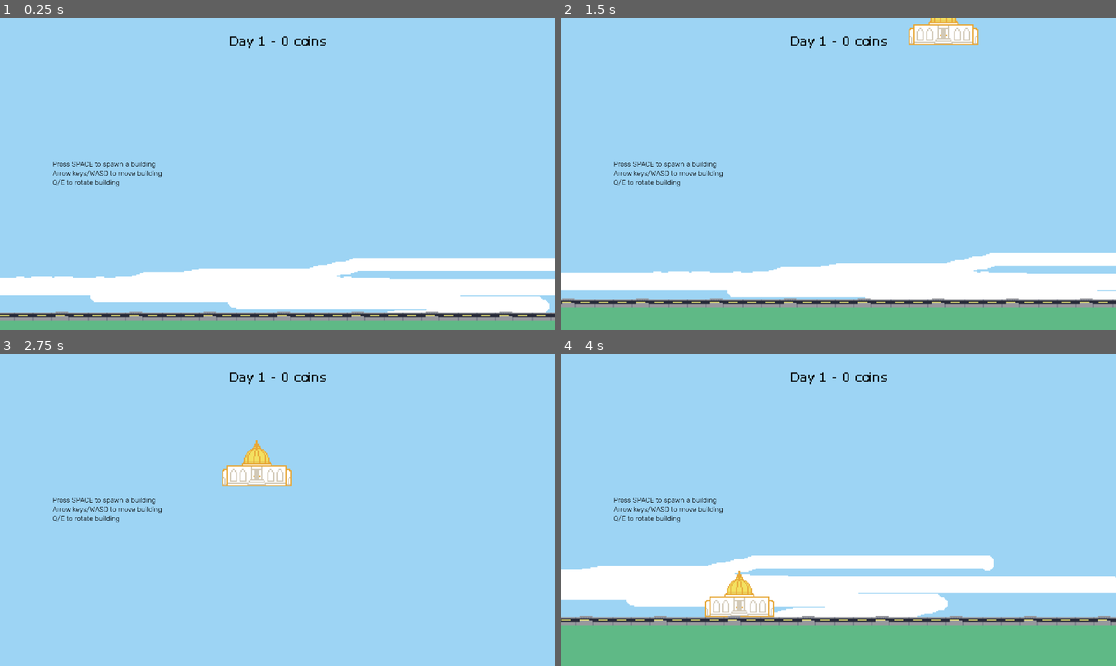
Above: before the commit, frames 1-4 (two rows, left to right).
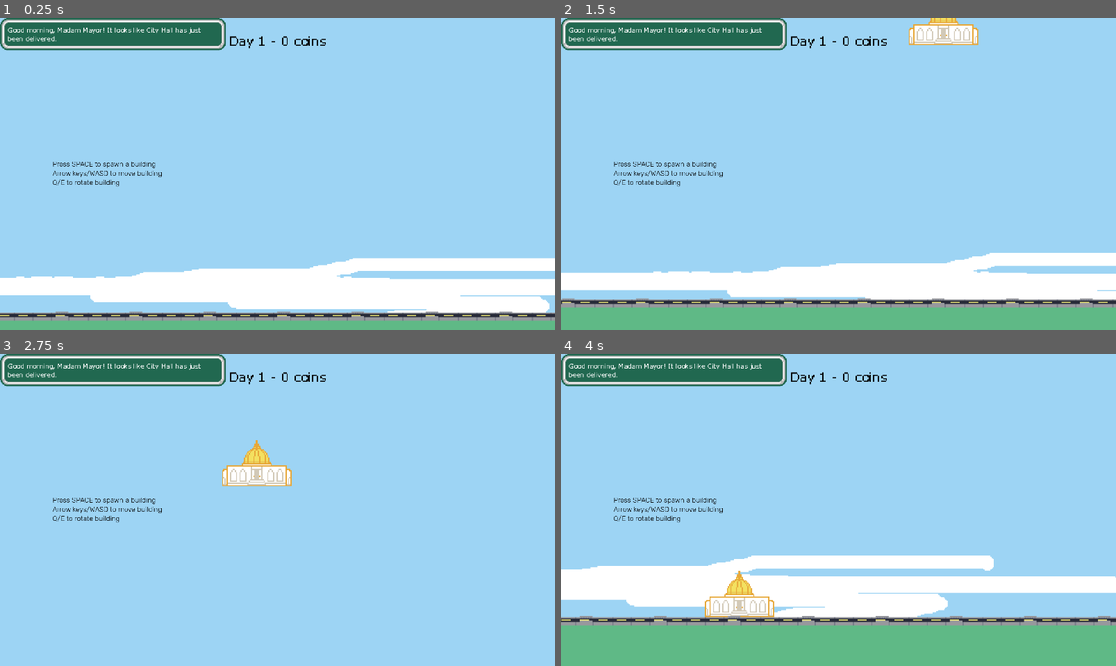
Above: after the commit, the same moments.

Repository: mondobe/TetraCity
Game: Godot game, scene res://scenes/main.tscn
The game is run twice, just before and just after one commit, with the same random seed, the same clock (stepped at 60 frames per second) and the same inputs.
Inputs (mouse positions are in pixels of both pictures, inside the frame that each line leads up to):
- Up to frame 1 (0.25 s): no input
- Up to frame 2 (1.5 s): tap Space (test_create_building) at 0.5, 0.6, 1.25 s; move the mouse to (960, 158) at 0.52 s; hold D (move_right) 0.53-1.28 s; click (960, 158) at 0.67 s; move the mouse to (727, 189) at 1.27 s; hold S (move_down) from 1.28 s (still down); tap Enter (test_end_day) at 1.35 s
- Up to frame 3 (2.75 s): tap Space (test_create_building) at 2 s; move the mouse to (333, 441) at 2.02 s; release S (move_down) at 2.03 s; hold D (move_right) from 2.03 s (still down); hold Shift from 2.03 s (still down)
- Up to frame 4 (4 s): tap Space (test_create_building) at 2.75, 2.85, 3.5 s; move the mouse to (810, 572) at 2.77 s; release D (move_right) at 2.78 s; release Shift at 2.78 s; hold W (move_up) 2.78-3.53 s; click (810, 572) at 2.92 s; move the mouse to (1005, 556) at 3.52 s; hold A (move_left) from 3.53 s (still down); tap Enter (test_end_day) at 3.6 s

The runs differ from the first frame. In frame 1, 4.2% of the frame differs, in the area x 0-41%, y 0-11%; in frame 2, 4.2%; in frame 3, 4.2%; in frame 4, 4.2%.

Commit message:
Add UI dialogue box
Thanks to Mike for the art

Diff:
--- a/scenes/gameplay/world.tscn
+++ b/scenes/gameplay/world.tscn
@@ -16,6 +16,7 @@
 [ext_resource type="Script" path="res://scripts/systems/gameplay/world_stats.gd" id="11_fetru"]
 [ext_resource type="Script" path="res://scripts/ui/gameplay/stats_label.gd" id="12_q7wy1"]
 [ext_resource type="Script" path="res://scripts/systems/gameplay/building_bonuses.gd" id="14_3u7nn"]
+[ext_resource type="PackedScene" uid="uid://b0rc8omyr0as8" path="res://scenes/ui/dialogue_box.tscn" id="14_qdc0i"]
 [ext_resource type="PackedScene" uid="uid://bxufr16hlwrbe" path="res://scenes/gameplay/balloon.tscn" id="16_eq88q"]
 
 [sub_resource type="LabelSettings" id="LabelSettings_7faob"]
@@ -105,6 +106,12 @@
 script = ExtResource("12_q7wy1")
 world_stats = NodePath("../../WorldStats")
 
+[node name="SmallPixelUILayer" type="CanvasLayer" parent="."]
+scale = Vector2(2, 2)
+transform = Transform2D(2, 0, 0, 2, 0, 0)
+
+[node name="DialogueBox" parent="SmallPixelUILayer" instance=ExtResource("14_qdc0i")]
+
 [node name="WorldStats" type="Node" parent="." node_paths=PackedStringArray("top_label", "building_bonuses", "building_grid")]
 script = ExtResource("11_fetru")
 top_label = NodePath("../PixelUILayer/StatsLabel")
--- /dev/null
+++ b/scenes/ui/dialogue_box.tscn
@@ -0,0 +1,42 @@
+[gd_scene load_steps=4 format=3 uid="uid://b0rc8omyr0as8"]
+
+[ext_resource type="Script" path="res://scripts/ui/gameplay/dialogue_box.gd" id="1_6uw3d"]
+[ext_resource type="Texture2D" uid="uid://vfgrp5seiq7s" path="res://sprites/ui/dialogue_nine_patch.png" id="1_roajg"]
+[ext_resource type="Theme" uid="uid://babe0j67pdkhx" path="res://theming/dialogue_box_label.tres" id="3_5nt0x"]
+
+[node name="DialogueBox" type="Control"]
+layout_mode = 3
+anchors_preset = 15
+anchor_right = 1.0
+anchor_bottom = 1.0
+grow_horizontal = 2
+grow_vertical = 2
+script = ExtResource("1_6uw3d")
+
+[node name="NinePatchRect" type="NinePatchRect" parent="."]
+layout_mode = 0
+offset_right = 27.0
+offset_bottom = 26.0
+texture = ExtResource("1_roajg")
+region_rect = Rect2(0, 0, 39, 39)
+patch_margin_left = 13
+patch_margin_top = 13
+patch_margin_right = 13
+patch_margin_bottom = 13
+
+[node name="RichTextLabel" type="RichTextLabel" parent="NinePatchRect"]
+layout_mode = 1
+anchors_preset = 15
+anchor_right = 1.0
+anchor_bottom = 1.0
+offset_left = 13.0
+offset_top = 13.0
+offset_right = -177.0
+offset_bottom = -91.0
+grow_horizontal = 2
+grow_vertical = 2
+theme = ExtResource("3_5nt0x")
+bbcode_enabled = true
+fit_content = true
+scroll_active = false
+shortcut_keys_enabled = false
--- /dev/null
+++ b/scripts/ui/gameplay/dialogue_box.gd
@@ -0,0 +1,30 @@
+class_name DialogueBox
+extends Control
+
+@export var padding: float
+@onready var rect: NinePatchRect = $NinePatchRect
+@onready var label: RichTextLabel = $NinePatchRect/RichTextLabel
+
+func _ready() -> void:
+	set_border_width(400)
+	set_text("Good morning, Madam Mayor! It looks like City Hall has just been delivered.")
+
+func _padding() -> Vector2:
+	return Vector2(padding, padding)
+
+func resize_content(size: Vector2) -> void:
+	label.position = Vector2(13, 13) + _padding()
+	rect.size = size + Vector2(26, 26) + 2 * _padding()
+	label.size = size
+
+func resize_borders(size: Vector2) -> void:
+	resize_content(size - Vector2(26, 26))
+
+func set_border_width(width: float) -> void:
+	resize_borders(Vector2(width, rect.size.y))
+
+func set_text(text: String) -> void:
+	label.text = text
+	var text_width = label.get_content_width()
+	var text_height = label.get_content_height()
+	resize_content(Vector2(text_width, text_height))
--- /dev/null
+++ b/theming/dialogue_box_label.tres
@@ -0,0 +1,7 @@
+[gd_resource type="Theme" load_steps=2 format=3 uid="uid://babe0j67pdkhx"]
+
+[ext_resource type="FontFile" uid="uid://sxhpegxwj6qy" path="res://fonts/verdana.ttf" id="1_bl5lj"]
+
+[resource]
+RichTextLabel/font_sizes/normal_font_size = 11
+RichTextLabel/fonts/normal_font = ExtResource("1_bl5lj")
Not shown: 1 places in scenes/gameplay/world.tscn that only renumber resources
Binary file added: sprites/ui/dialogue_nine_patch.png
Not shown, added: sprites/ui/dialogue_nine_patch.png.import
